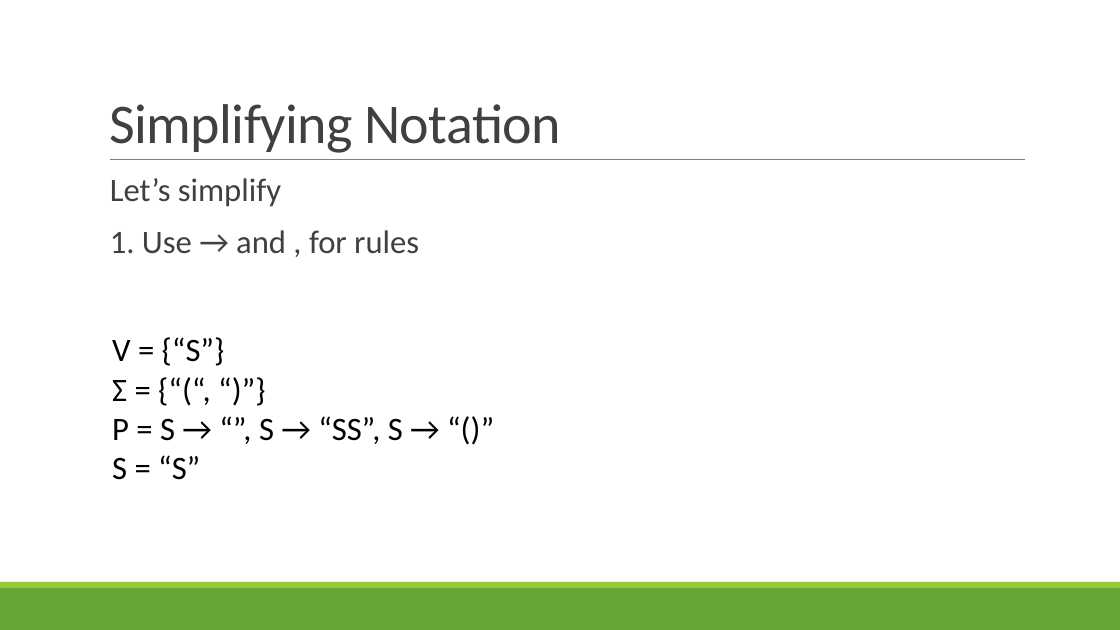
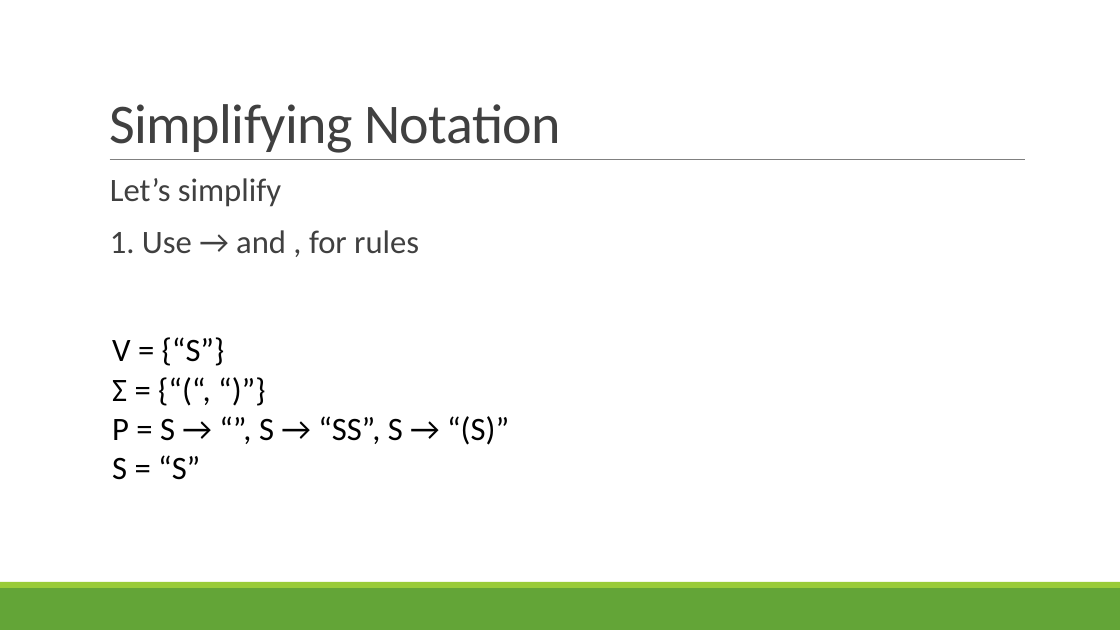
Before and after one commit to rbohrer/pl-course, a slide deck: slide 43 of LectureSlides/03Parsing.pptx. Drawn at 1120x630 pixels with LibreOffice and Linux fonts; fonts in the diff are those of the drawing. Boxes give left, top, right and bottom in pixels: in the first picture for what was removed or moved away, otherwise in the second. Text is boxed around its words. In the diff, an @@ line names an element or a change of style, - is before the commit and + after.

```diff
--- a/LectureSlides/03Parsing.pptx
+++ b/LectureSlides/03Parsing.pptx
@@ text at box(112, 416, 509, 445): text changed @@
-  P = S → “”, S → “SS”, S → “()”
+  P = S → “”, S → “SS”, S → “(S)”
```
Also in this commit, not shown: 13 other slides changed.
